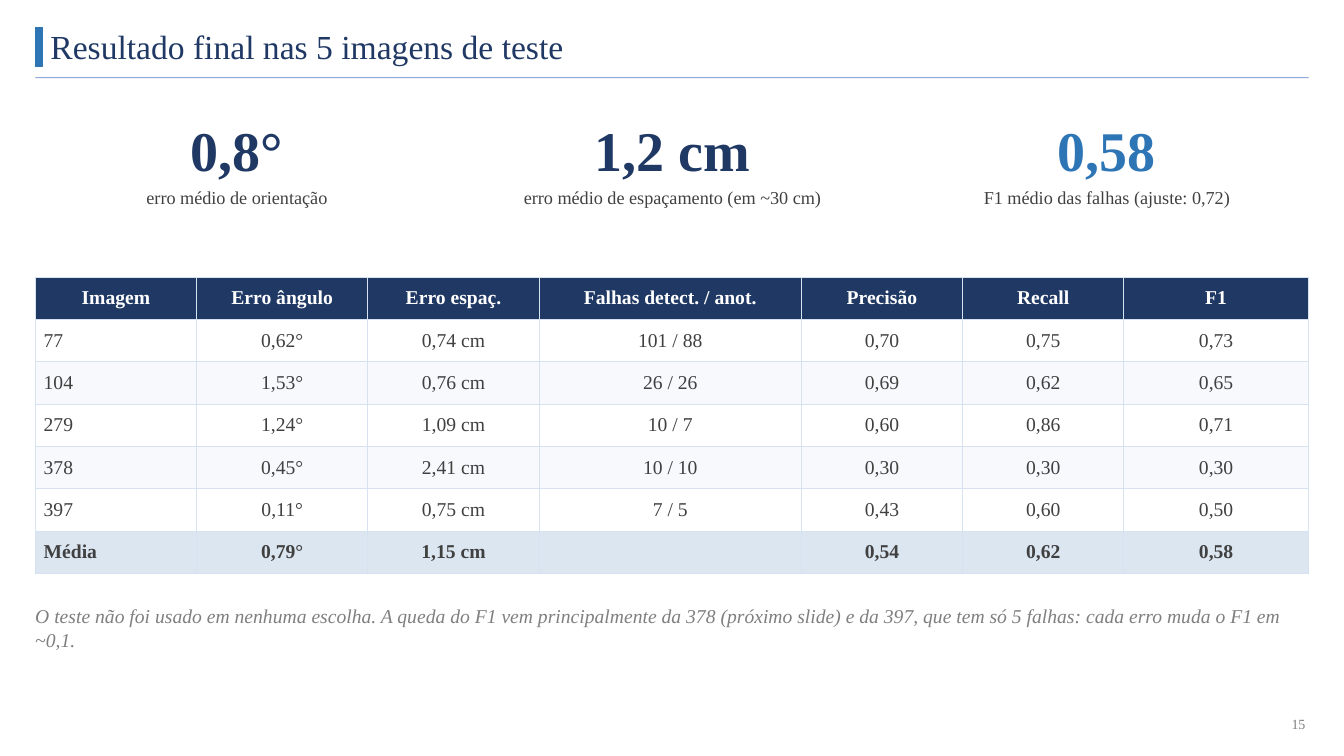
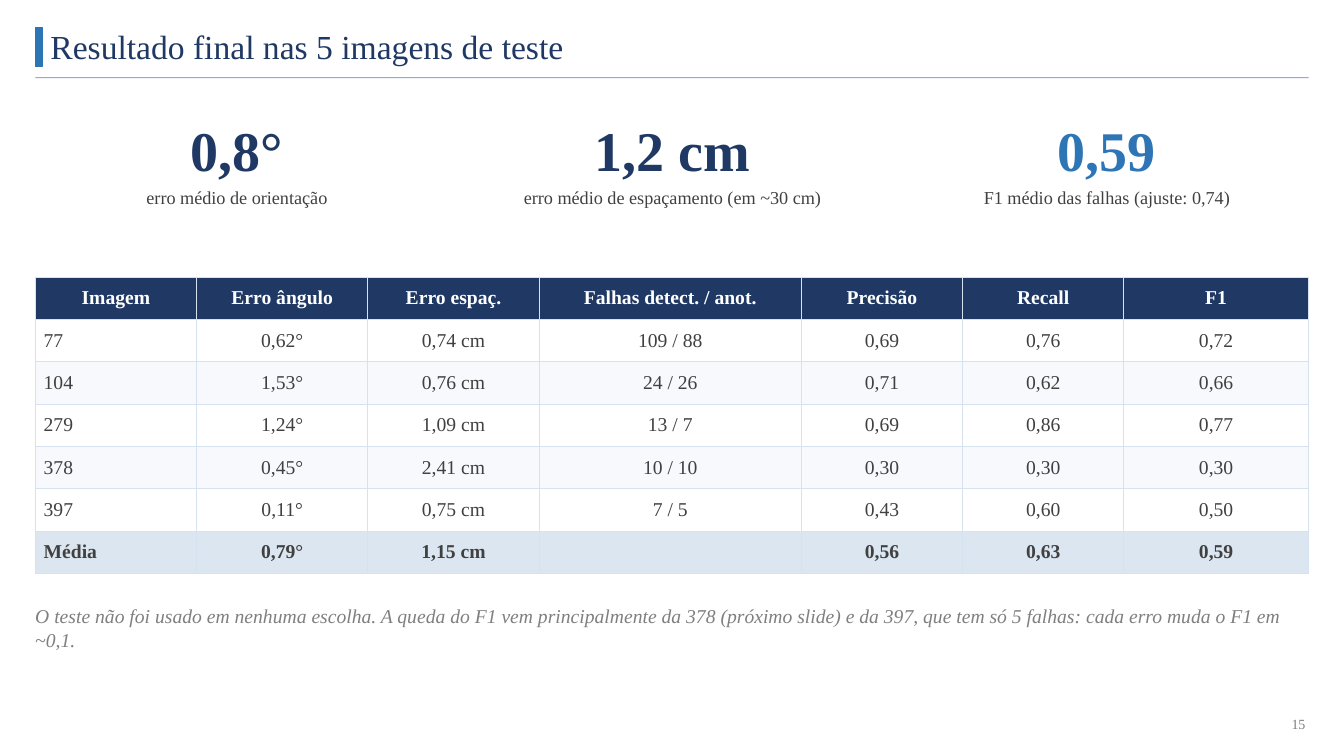
Before and after one commit to AlexandreH13/PDI-PGC111-LinhasPlantioVANT, a slide deck: slide 15 of apresentacao-linhas-plantio.pptx. Drawn at 1344x756 pixels with LibreOffice and Linux fonts; fonts in the diff are those of the drawing. Boxes give left, top, right and bottom in pixels: in the first picture for what was removed or moved away, otherwise in the second. Text is boxed around its words. In the diff, an @@ line names an element or a change of style, - is before the commit and + after.

```diff
--- a/apresentacao-linhas-plantio.pptx
+++ b/apresentacao-linhas-plantio.pptx
@@ text at [1058,133,1156,180]: text changed @@
-0,58
+0,59
@@ text at [984,191,1230,208]: text changed @@
-F1 médio das falhas (ajuste: 0,72)
+F1 médio das falhas (ajuste: 0,74)
@@ table at [35,277,1309,565] @@
-row 2: 77 | 0,62° | 0,74 cm | 101 / 88 | 0,70 | 0,75 | 0,73
+row 2: 77 | 0,62° | 0,74 cm | 109 / 88 | 0,69 | 0,76 | 0,72
-row 3: 104 | 1,53° | 0,76 cm | 26 / 26 | 0,69 | 0,62 | 0,65
+row 3: 104 | 1,53° | 0,76 cm | 24 / 26 | 0,71 | 0,62 | 0,66
-row 4: 279 | 1,24° | 1,09 cm | 10 / 7 | 0,60 | 0,86 | 0,71
+row 4: 279 | 1,24° | 1,09 cm | 13 / 7 | 0,69 | 0,86 | 0,77
-row 7: Média | 0,79° | 1,15 cm |  | 0,54 | 0,62 | 0,58
+row 7: Média | 0,79° | 1,15 cm |  | 0,56 | 0,63 | 0,59
```
Also in this commit, not shown: 6 other slides changed, 1 other file.
